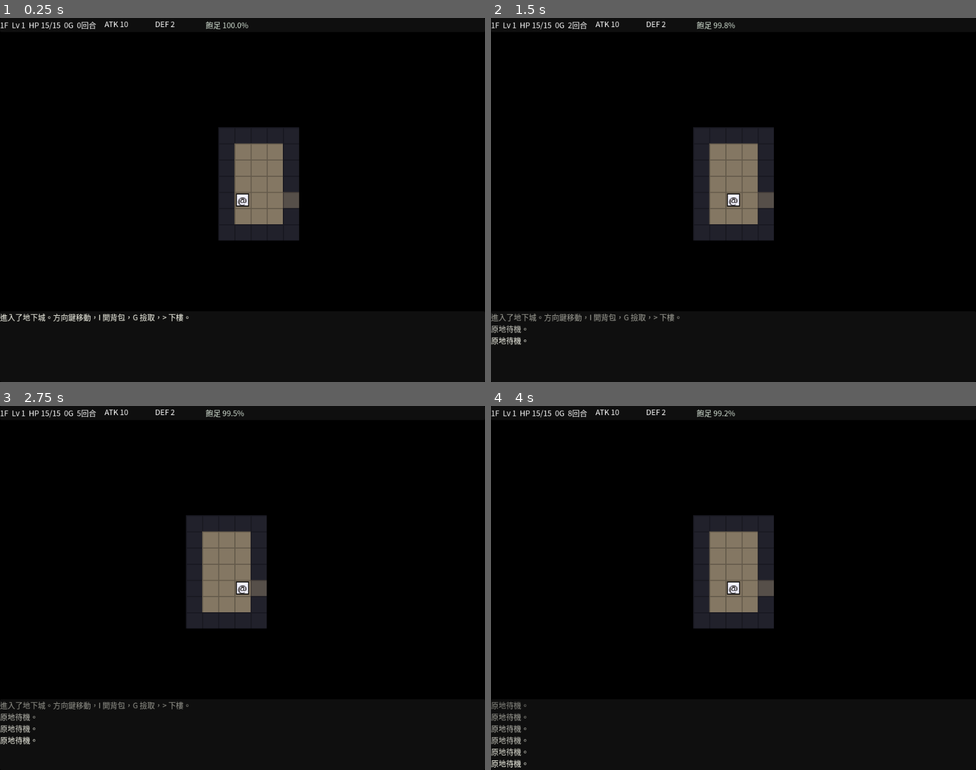
Above: before the commit, frames 1-4 (two rows, left to right).
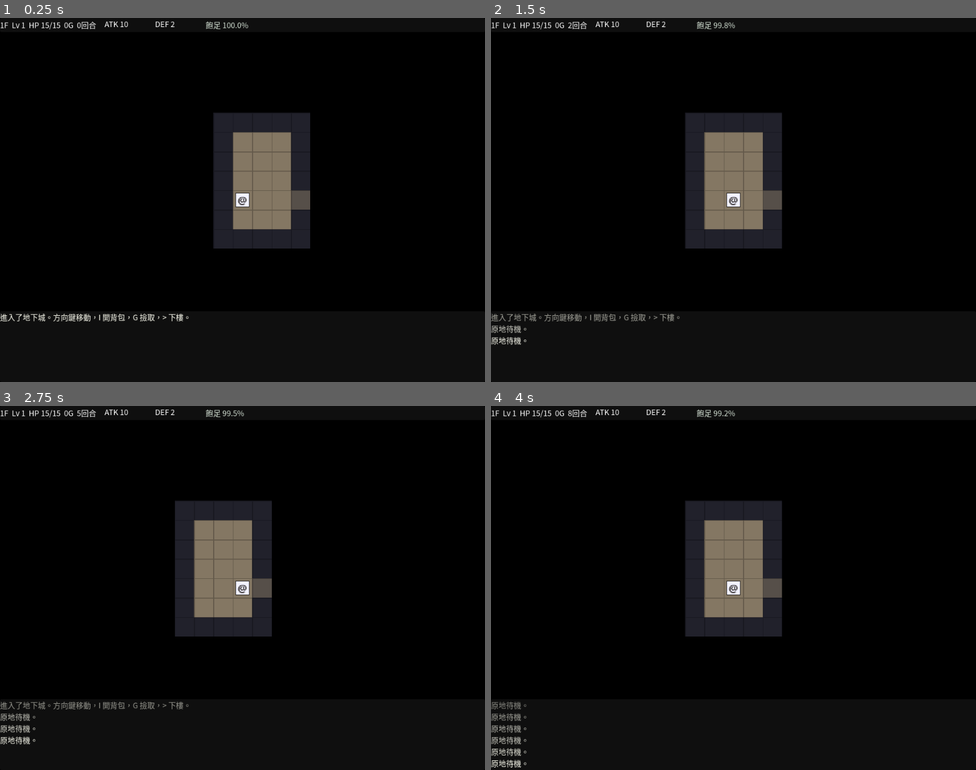
Above: after the commit, the same moments.

Repository: benjamin104-create/yubao-tts
Game: Godot game, scene res://main/Main.tscn
The game is run twice, just before and just after one commit, with the same random seed, the same clock (stepped at 60 frames per second) and the same inputs.
Inputs (mouse positions are in pixels of both pictures, inside the frame that each line leads up to):
- Up to frame 1 (0.25 s): no input
- Up to frame 2 (1.5 s): tap Enter at 0.5 s; move the mouse to (840, 181) at 0.52 s; hold Right 0.53-1.28 s; tap Q at 0.6 s; tap Space at 0.77, 1.25 s; move the mouse to (636, 218) at 1.27 s; hold Down from 1.28 s (still down); tap E at 1.35 s
- Up to frame 3 (2.75 s): tap Space at 1.52 s; tap Enter at 2 s; move the mouse to (291, 507) at 2.02 s; release Down at 2.03 s; hold Right from 2.03 s (still down); tap Z at 2.1 s
- Up to frame 4 (4 s): tap Space at 2.75, 3.02, 3.77 s; move the mouse to (709, 660) at 2.77 s; release Right at 2.78 s; hold Up 2.78-3.53 s; tap C at 2.85 s; tap Enter at 3.5 s; move the mouse to (879, 642) at 3.52 s; hold Left from 3.53 s (still down); tap I at 3.6 s

The runs differ from the first frame. In frame 1, 3.6% of the frame differs, in the area x 43-64%, y 26-64%; in frame 2, 3.7%; in frame 3, 3.7%, in the area x 36-57%, y 26-64%; in frame 4, 3.7%.

Commit message:
新增實機試玩錄影工具與美術導入管線
試玩錄影
- tests/play_demo.gd：固定 seed 錄一整段試玩，每回合存一張畫面。
  bot 會戰鬥、撿道具、低血喝草藥、背包滿時直接用地面道具、投擲、下樓
- tools/make_demo_media.py：把逐回合畫面組成動畫 GIF 與接觸表。
  縮放用 NEAREST 而非 LANCZOS —— 像素網格畫面插值只會把格線糊掉
- docs/art/gameplay_moments.png：9 個關鍵時刻的接觸表

美術導入（程式端完成，資產可逐張補上）
- TileArt 改為「有資產用資產、沒有用程式色塊」：assets/terrain.png、
  assets/player.png、assets/monsters/<def_id>.png、assets/items/<key>.png
  找不到就回 null，呼叫端 fallback 到色塊 + 字母。中間任何時刻都跑得起來
- IdentificationTable.art_key()：外觀類道具的圖跟著「外觀索引」走而不是
  def_id —— 鑑定揭露的是名字不是外形，而且外觀映射每局重洗
- TILE 由 20 改為 24，配合像素美術的常見尺寸
- tools/pixelize.py：AI 生成圖 → 可用精靈的轉換管線。四角取樣去背、
  BOX 區域平均降取樣（不可用 LANCZOS，會產生色盤外中間色與振鈴）、
  32 色硬量化、alpha 二值化。另附 --check 驗收模式
- docs/roguelike_art_guide.md：需求清單（由資料表推算：81 張道具圖、
  13 種實體 x 2 影格、5 格地形）、風格規格、GPT 提示詞模板、
  轉換管線、整合方式、施工順序、驗收檢查表
- docs/art/palette.png：32 色固定色盤
- docs/art/sheet_template_4x4.png：交給模型當構圖參考的編號網格
- docs/art/pipeline_example.png：轉換前後對照

關鍵發現：道具圖需求是 81 張而非 68 張。未鑑定道具顯示的是外觀，
張數由 appearance_pools 決定（草藥 16 個外觀 vs 14 種真實道具），
四類合計 60 張而非 52 張

Co-Authored-By: Claude Opus 5 <noreply@anthropic.com>
Claude-Session: https://claude.ai/code/session_01Jcqtmqz3CMHLc8iaN3istU

Diff:
--- a/godot/core/IdentificationTable.gd
+++ b/godot/core/IdentificationTable.gd
@@ -10,6 +10,9 @@
 const MASKED := ["herb", "scroll", "wand", "pot"]
 
 var appearance: Dictionary = {}    # def_id -> 外觀名
+## def_id -> 外觀在池中的索引。美術檔名用索引而不是中文外觀名，
+## 檔名才會穩定（herb_03.png），也不會被作業系統的編碼問題咬到。
+var appearance_index: Dictionary = {}
 var identified: Dictionary = {}    # def_id -> true
 var notes: Dictionary = {}         # def_id -> 玩家標註
 
@@ -28,9 +31,24 @@
 		# 外觀池必須 >= 真實種類數，且多備假外觀防排除法（data_spec §1.2）
 		assert(pool.size() >= defs.size(),
 			"外觀池不足：%s 需要 %d 個，只有 %d 個" % [category, defs.size(), pool.size()])
-		rng.shuffle(pool)
+		var order := []
+		for i in pool.size():
+			order.append(i)
+		rng.shuffle(order)
 		for i in defs.size():
-			appearance[defs[i]["id"]] = pool[i]
+			var slot: int = order[i]
+			appearance[defs[i]["id"]] = pool[slot]
+			appearance_index[defs[i]["id"]] = slot
+
+
+## 該用哪一張圖。
+##
+## 外觀類道具「永遠」用外觀圖，鑑定與否都一樣 —— 鑑定揭露的是名字，
+## 不是外形。一瓶紅色的草不會因為你知道它是回復草就變個樣子。
+func art_key(inst: ItemInstance) -> String:
+	if inst.category in MASKED:
+		return "%s_%02d" % [inst.category, int(appearance_index.get(inst.def_id, 0))]
+	return inst.def_id
 
 
 func is_identified(def_id: String) -> bool:
--- a/godot/host/GameHost.gd
+++ b/godot/host/GameHost.gd
@@ -133,6 +133,11 @@
 	return ident.display_name(item, db)
 
 
+## 道具該用哪一張美術圖。View 一律走這裡，不要自己拼字串。
+func art_key(item: ItemInstance) -> String:
+	return ident.art_key(item)
+
+
 func visible_monsters() -> Array:
 	var out: Array = []
 	for m: MonsterEntity in entities.monsters():
--- /dev/null
+++ b/godot/tests/play_demo.gd
@@ -0,0 +1,217 @@
+## 錄製一段完整試玩，每回合存一張畫面。
+##
+##   xvfb-run -a --server-args="-screen 0 960x720x24" \
+##     godot --path godot --script res://tests/play_demo.gd
+##
+## 產出 user://frames/NNNN.png，之後用 tools/make_gif.py 組成動畫與接觸表。
+## 固定 seed，所以同一版程式碼永遠錄出同一段 —— 改動之後重錄可以直接比對。
+extends SceneTree
+
+const FRAME_DIR := "user://frames"
+const DEMO_SEED := 424242
+const MAX_TURNS := 150
+
+var main: Node2D
+var _frame := 0
+var _moments: Array[String] = []
+
+
+func _init() -> void:
+	call_deferred("_run")
+
+
+func _run() -> void:
+	_reset_dir(FRAME_DIR)
+	main = load("res://main/Main.tscn").instantiate()
+	root.add_child(main)
+	await process_frame
+	main.host.start_run(DEMO_SEED)
+	main._on_floor_changed(1)
+	await _settle(6)
+	await _frame_shot("開場：出生房間，霧效只揭露這一間")
+
+	var turns := 0
+	while turns < MAX_TURNS and not main.host.is_game_over:
+		var label := await _play_one_turn()
+		turns += 1
+		await _frame_shot(label)
+
+		# 中途開一次背包與腳下選單，讓 UI 也入鏡
+		if turns == 40:
+			main.inventory_ui.toggle()
+			await _settle(6)
+			await _frame_shot("背包：未鑑定道具只顯示外觀名")
+			await _frame_shot("")
+			main.inventory_ui.toggle()
+			await _settle(4)
+
+	_note("結束：%dF，Lv %d，HP %d/%d，飽足 %.1f%%，%d 回合，%d 張畫面" % [
+		main.host.floor_index, main.host.player.level, main.host.player.hp,
+		main.host.player.max_hp, main.host.player.satiety / 1000.0,
+		main.host.turns.turn_count, _frame])
+	await _frame_shot("結束")
+
+	print("\n".join(_moments))
+	print("FRAME_DIR=%s" % ProjectSettings.globalize_path(FRAME_DIR))
+	quit(0)
+
+
+## 回傳這一回合值得標註的事件說明（空字串代表普通移動）。
+func _play_one_turn() -> String:
+	var host: GameHost = main.host
+	var p := host.player
+
+	# 低血且身上有已鑑定的回復草 → 喝掉
+	if p.hp * 5 < p.max_hp * 2:
+		for it: ItemInstance in p.inventory.slots:
+			if it.def_id == "hrb_heal" and host.ident.is_identified(it.def_id):
+				await _submit(ActionIntent.use(it, ActionIntent.Verb.EAT))
+				return "低血喝下回復草"
+
+	# 餓了就吃
+	if p.satiety < 30000:
+		var food := p.inventory.first_by_category("food")
+		if food != null:
+			await _submit(ActionIntent.use(food, ActionIntent.Verb.EAT))
+			return "進食，飽足度回升"
+
+	# 相鄰有怪就打
+	for d in Tiles.DIRS_8:
+		var e := host.entities.at(p.pos + d)
+		if e != null and not e.is_player \
+				and WorldSnapshot.corner_rule_ok(host.map, p.pos, p.pos + d):
+			var before_count := host.entities.monster_count()
+			await _submit(ActionIntent.move(d))
+			if host.entities.monster_count() < before_count:
+				return "擊倒 %s" % e.display_name
+			return "與 %s 交戰" % e.display_name
+
+	# 視野內有遠處的怪 → 丟東西試試（同時驗證投擲與鑑定）
+	var visible_far := _visible_aligned_monster()
+	if visible_far != null and p.inventory.size() > 12:
+		var ammo := _throwable()
+		if ammo != null:
+			await _submit(ActionIntent.throw_item(ammo,
+				Tiles.step_dir(p.pos, visible_far.pos)))
+			return "朝 %s 投擲道具" % visible_far.display_name
+
+	# 腳下有東西：有空間就撿，沒空間就直接用
+	if host.map.floor_items.has(p.pos):
+		if p.inventory.has_space():
+			await _submit(ActionIntent.pickup())
+			return "撿起腳下的道具"
+		var ground: ItemInstance = host.map.floor_items[p.pos]
+		if ground.category in ["food", "herb"]:
+			await _submit(ActionIntent.use_ground(ground, ActionIntent.Verb.EAT))
+			return "背包滿了 → 不撿起直接使用"
+
+	# 站在樓梯上就下樓
+	if p.pos == host.map.stairs_down:
+		await _submit(ActionIntent.descend())
+		return "下到地下 %d 層" % host.floor_index
+
+	var goal := host.map.stairs_down
+	var nearest := _nearest_item()
+	if nearest != Vector2i(-1, -1) and p.inventory.has_space():
+		goal = nearest
+	var dir := _next_step(p.pos, goal)
+	if dir == Vector2i.ZERO:
+		await _submit(ActionIntent.wait())
+		return ""
+	await _submit(ActionIntent.move(dir))
+	return ""
+
+
+func _visible_aligned_monster() -> MonsterEntity:
+	for m: MonsterEntity in main.host.visible_monsters():
+		var d := Tiles.chebyshev(m.pos, main.host.player.pos)
+		if d >= 2 and d <= 6 and Tiles.is_aligned(main.host.player.pos, m.pos):
+			return m
+	return null
+
+
+func _throwable() -> ItemInstance:
+	for it: ItemInstance in main.host.player.inventory.slots:
+		if it == main.host.player.weapon or it == main.host.player.shield:
+			continue
+		if it.category in ["herb", "scroll"]:
+			return it
+	return null
+
+
+func _submit(intent: ActionIntent) -> void:
+	var events: Array = main.host.submit_intent(intent)
+	if events.is_empty():
+		return
+	await main.event_player.play(events)
+	if main.host.has_pending_floor():
+		main.host.commit_pending_floor()
+	main._center_camera()
+	main.status_bar.refresh()
+	await _settle(8)      # 等位移插值與飄字播完，畫面才是穩定狀態
+
+
+# ---------------------------------------------------------------- 工具
+
+func _nearest_item() -> Vector2i:
+	var best := Vector2i(-1, -1)
+	var best_d := 999
+	for pos: Vector2i in main.host.map.floor_items.keys():
+		var d := Tiles.chebyshev(pos, main.host.player.pos)
+		if d < best_d:
+			best_d = d
+			best = pos
+	return best
+
+
+func _next_step(from: Vector2i, goal: Vector2i) -> Vector2i:
+	if from == goal:
+		return Vector2i.ZERO
+	var map: FloorMap = main.host.map
+	var came := { from: Vector2i.ZERO }
+	var queue: Array[Vector2i] = [from]
+	var head := 0
+	while head < queue.size():
+		var cur := queue[head]
+		head += 1
+		for d in Tiles.DIRS_8:
+			var n: Vector2i = cur + d
+			if came.has(n) or not map.is_walkable(n):
+				continue
+			if not WorldSnapshot.corner_rule_ok(map, cur, n):
+				continue
+			came[n] = cur
+			if n == goal:
+				var node := n
+				while came[node] != from:
+					node = came[node]
+				return node - from
+			queue.append(n)
+	return Vector2i.ZERO
+
+
+func _settle(frames: int) -> void:
+	for i in frames:
+		await process_frame
+
+
+func _reset_dir(path: String) -> void:
+	var dir := DirAccess.open(path)
+	if dir != null:
+		for f in dir.get_files():
+			dir.remove(f)
+	else:
+		DirAccess.make_dir_recursive_absolute(path)
+
+
+func _note(text: String) -> void:
+	_moments.append("  " + text)
+
+
+func _frame_shot(label: String) -> void:
+	await RenderingServer.frame_post_draw
+	var img := root.get_viewport().get_texture().get_image()
+	img.save_png("%s/%04d.png" % [FRAME_DIR, _frame])
+	if label != "":
+		_note("frame %04d  %s" % [_frame, label])
+	_frame += 1
--- a/godot/view/EntityView.gd
+++ b/godot/view/EntityView.gd
@@ -61,18 +61,20 @@
 	actor.position = tile_center(e.pos)
 
 	var sprite := Sprite2D.new()
-	sprite.texture = TileArt.make_token(color)
-	actor.add_child(sprite)
-
-	var label := Label.new()
-	label.text = glyph
-	label.size = Vector2(TileArt.TILE, TileArt.TILE)
-	label.position = Vector2(-TileArt.TILE, -TileArt.TILE) * 0.5
-	label.horizontal_alignment = HORIZONTAL_ALIGNMENT_CENTER
-	label.vertical_alignment = VERTICAL_ALIGNMENT_CENTER
-	label.add_theme_color_override("font_color", Color(0.08, 0.06, 0.05))
-	label.add_theme_font_size_override("font_size", 13)
-	actor.add_child(label)
+	var art := TileArt.entity_texture("" if e.is_player \
+		else (e as MonsterEntity).def_id)
+	if art != null:
+		sprite.texture = art
+		# 多影格圖：先只取第 1 格，待動畫系統接上再跑其餘影格
+		if art.get_width() > TileArt.TILE:
+			sprite.region_enabled = true
+			sprite.region_rect = Rect2(0, 0, TileArt.TILE, art.get_height())
+		actor.add_child(sprite)
+	else:
+		# 還沒有美術：色塊 + 字母，一樣看得懂在打什麼
+		sprite.texture = TileArt.make_token(color)
+		actor.add_child(sprite)
+		actor.add_child(_make_glyph(glyph, Color(0.08, 0.06, 0.05), 13))
 
 	add_child(actor)
 	_actors[e.id] = actor
@@ -103,7 +105,15 @@
 		if not host.vision.is_visible(p):
 			continue
 		var it: ItemInstance = map.floor_items[p]
-		_add_marker(p, ITEM_GLYPH.get(it.category, "*"), TileArt.item_color(it.category))
+		var art := TileArt.item_texture(host.art_key(it))
+		if art != null:
+			var s2 := Sprite2D.new()
+			s2.texture = art
+			s2.position = tile_center(p)
+			_objects.add_child(s2)
+		else:
+			_add_marker(p, ITEM_GLYPH.get(it.category, "*"),
+				TileArt.item_color(it.category))
 	for p: Vector2i in map.floor_gold.keys():
 		if host.vision.is_visible(p):
 			_add_marker(p, "$", Color(0.95, 0.82, 0.35))
@@ -114,15 +124,21 @@
 
 
 func _add_marker(p: Vector2i, glyph: String, color: Color) -> void:
+	var label := _make_glyph(glyph, color, 14)
+	label.position += tile_center(p)
+	_objects.add_child(label)
+
+
+static func _make_glyph(glyph: String, color: Color, size: int) -> Label:
 	var label := Label.new()
 	label.text = glyph
 	label.size = Vector2(TileArt.TILE, TileArt.TILE)
-	label.position = tile_center(p) - Vector2(TileArt.TILE, TileArt.TILE) * 0.5
+	label.position = Vector2(-TileArt.TILE, -TileArt.TILE) * 0.5
 	label.horizontal_alignment = HORIZONTAL_ALIGNMENT_CENTER
 	label.vertical_alignment = VERTICAL_ALIGNMENT_CENTER
 	label.add_theme_color_override("font_color", color)
-	label.add_theme_font_size_override("font_size", 14)
-	_objects.add_child(label)
+	label.add_theme_font_size_override("font_size", size)
+	return label
 
 
 # ---------------------------------------------------------------- 動畫
--- a/godot/view/TileArt.gd
+++ b/godot/view/TileArt.gd
@@ -1,14 +1,24 @@
-## 以程式產生所有貼圖與 TileSet。
+## 貼圖來源。有美術資產就用，沒有就用程式產生的色塊。
 ##
-## 原型階段刻意不依賴任何美術資產：clone 下來就能跑，不會因為缺圖而卡住。
-## 之後換成真的 TileSet 時，只要替換這裡的兩個 make_* 函式即可 ——
-## MapRenderer 與 FogRenderer 不需要改。
+## 這個 fallback 機制是刻意的：美術可以一張一張補，補一張畫面就多一張真圖，
+## 中間任何時刻專案都跑得起來。不必等整包美術到齊才能整合，也不會因為缺一張
+## 圖就 crash。
+##
+## 資產放在 res://assets/ 之下（見 docs/roguelike_art_guide.md）：
+##   assets/terrain.png            地形圖集，每格 TILE x TILE
+##   assets/monsters/<def_id>.png  怪物，寬度 = TILE * 影格數
+##   assets/player.png             玩家，同上
+##   assets/items/<key>.png        道具圖示，key 為外觀名或 def_id
 class_name TileArt
 extends RefCounted
 
-const TILE := 20
+## 一格的像素尺寸。改這個值必須同步更新所有美術資產的尺寸。
+const TILE := 24
 
-## 地形色。索引必須對齊 Tiles 的 enum 順序。
+const ASSET_DIR := "res://assets/"
+const TERRAIN_PATH := ASSET_DIR + "terrain.png"
+
+## 地形色。索引必須對齊 Tiles 的 enum 順序，也對齊 terrain.png 的圖集欄位。
 const TERRAIN_COLORS: Array[Color] = [
 	Color(0.13, 0.13, 0.17),      # WALL
 	Color(0.52, 0.47, 0.39),      # ROOM_FLOOR
@@ -21,6 +31,35 @@
 	Color(0, 0, 0, 1.0),          # 0 = 未探索：全黑
 	Color(0, 0, 0, 0.55),         # 1 = 已探索但當前不可見
 ]
+
+## 已載入資產的快取。每格畫面都要重建貼圖的話 llvmpipe 會直接跪。
+static var _cache: Dictionary = {}
+
+
+# ---------------------------------------------------------------- 地形
+
+## 有 assets/terrain.png 就用它切圖集，否則用程式產生的色塊。
+static func make_tileset(colors: Array[Color], inset := true) -> TileSet:
+	var ts := TileSet.new()
+	ts.tile_size = Vector2i(TILE, TILE)
+	var src := TileSetAtlasSource.new()
+
+	var use_art := colors == TERRAIN_COLORS and ResourceLoader.exists(TERRAIN_PATH)
+	if use_art:
+		src.texture = load(TERRAIN_PATH)
+	else:
+		src.texture = ImageTexture.create_from_image(make_atlas_image(colors, inset))
+
+	src.texture_region_size = Vector2i(TILE, TILE)
+	var count: int = int(src.texture.get_width() / TILE) if use_art else colors.size()
+	for i in count:
+		src.create_tile(Vector2i(i, 0))
+	ts.add_source(src, 0)
+	return ts
+
+
+static func has_terrain_art() -> bool:
+	return ResourceLoader.exists(TERRAIN_PATH)
 
 
 ## 把一排顏色畫成橫向圖集：第 i 格 = 第 i 種顏色。
@@ -40,20 +79,33 @@
 	return img
 
 
-static func make_tileset(colors: Array[Color], inset := true) -> TileSet:
-	var ts := TileSet.new()
-	ts.tile_size = Vector2i(TILE, TILE)
-	var src := TileSetAtlasSource.new()
-	src.texture = ImageTexture.create_from_image(make_atlas_image(colors, inset))
-	src.texture_region_size = Vector2i(TILE, TILE)
-	for i in colors.size():
-		src.create_tile(Vector2i(i, 0))
-	ts.add_source(src, 0)
-	return ts
+# ---------------------------------------------------------------- 實體
+
+## 玩家 / 怪物的貼圖。找不到資產時回傳 null，呼叫端改用色塊 + 字母。
+static func entity_texture(def_id: String) -> Texture2D:
+	var path := ASSET_DIR + ("player.png" if def_id == "" \
+		else "monsters/%s.png" % def_id)
+	return _load_cached(path)
 
 
+## 道具圖示。key 對未鑑定道具是「外觀名」，對武器/盾牌/食物是 def_id ——
+## 因為未鑑定的道具在畫面上就該長成它的外觀，而不是它的真身。
+static func item_texture(key: String) -> Texture2D:
+	return _load_cached(ASSET_DIR + "items/%s.png" % key)
+
+
+static func _load_cached(path: String) -> Texture2D:
+	if _cache.has(path):
+		return _cache[path]
+	var tex: Texture2D = load(path) if ResourceLoader.exists(path) else null
+	_cache[path] = tex
+	return tex
+
+
+# ---------------------------------------------------------------- 程式生成
+
 ## 實體 / 道具用的小方塊（帶深色外框，在任何地形上都看得清楚）。
-static func make_token(fill: Color, size := TILE - 4) -> ImageTexture:
+static func make_token(fill: Color, size := TILE - 6) -> ImageTexture:
 	var img := Image.create(size, size, false, Image.FORMAT_RGBA8)
 	for y in size:
 		for x in size:
Not shown, added: docs/art/gameplay_moments.png
Not shown, added: docs/art/palette.png
Not shown, added: docs/art/pipeline_example.png
Not shown, added: docs/art/sheet_template_4x4.png
Not shown, added: docs/roguelike_art_guide.md
Not shown, changed: godot/README.md
Not shown, added: godot/assets/README.md
Not shown, added: tools/make_demo_media.py
Not shown, added: tools/pixelize.py
